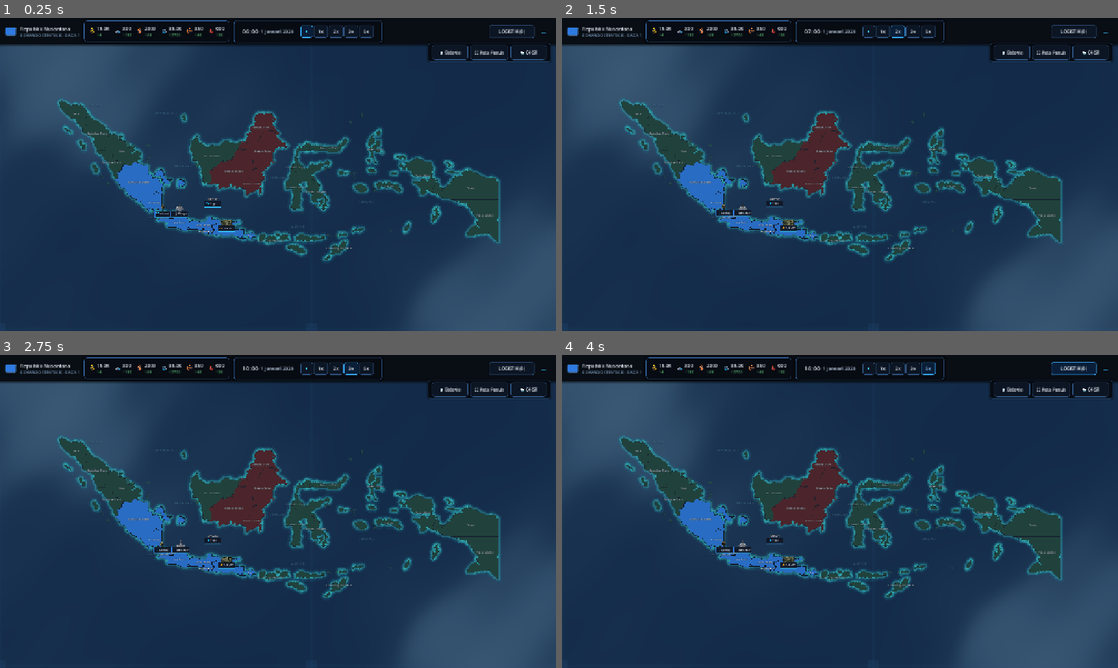
Above: before the commit, frames 1-4 (two rows, left to right).
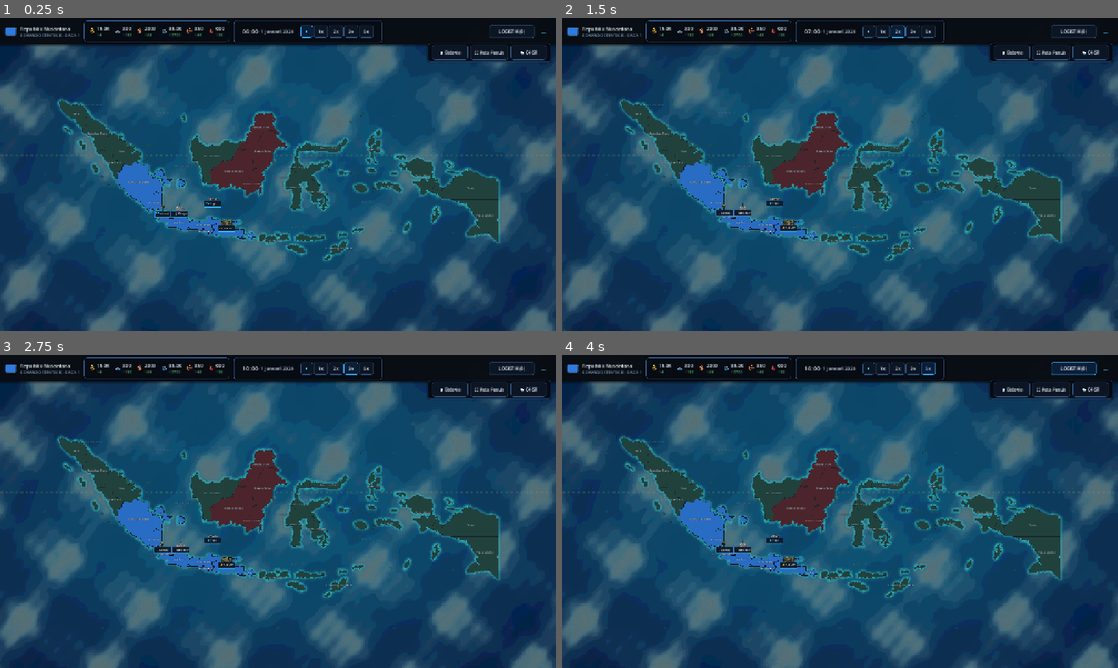
Above: after the commit, the same moments.

Repository: imismaindra/true-nation
Game: Godot game, scene res://src/main.tscn
Two runs of this game, one before a commit and one after it. Both use one fixed random seed, a clock stepped at 60 frames per second and the inputs below.
Inputs:
- Up to frame 1 (0.25 s): no input
- Up to frame 2 (1.5 s): click "1x" at 0.5 s; click "2x" at 1.25 s
- Up to frame 3 (2.75 s): click "3x" at 2 s
- Up to frame 4 (4 s): click "5x" at 2.75 s; click "LOGISTIK (0)" at 3.5 s

The runs differ from the first frame. In frame 1, 52% of the frame differs, in the area x 0-100%, y 8-100%; in frame 2, 53%; in frame 3, 53%; in frame 4, 54%.

Commit message:
feat(graphics): shader samudra pixel tropis
- snap posisi ke grid piksel dan posterize warna

Diff:
--- a/src/shaders/ocean_water.gdshader
+++ b/src/shaders/ocean_water.gdshader
@@ -1,23 +1,32 @@
 shader_type canvas_item;
 
-// True Nation - Professional 2D Tactical Ocean Shader
-// 1. Harmoni multi-gelombang samudra 2D realistis (Gelombang Arus, Alun Laut, & Riak Mikro)
-// 2. Kilau pantulan cahaya di puncak gelombang (Crest Shimmer & Wave Foam)
-// 3. Gradasi batimetri kedalaman samudra (Palung Samudra Hindia/Pasifik vs Paparan Dangkal)
-// 4. Garis navigasi peta laut taktis (Nautical Chart Lat/Long Grid & Garis Khatulistiwa)
+// True Nation - 2D Pixel Tactical Ocean
+// Warna laut mengikuti palet samudra tropis: biru tua di palung, biru laut dalam,
+// lalu toska jernih di paparan dangkal (dibentuk oleh Coastal Shelf tiap pulau).
+// Seluruh gelombang dan warna di-snap ke grid piksel agar tetap terasa 2D pixel.
 
-uniform vec4 deep_trench_color : source_color = vec4(0.020, 0.048, 0.105, 1.0);
-uniform vec4 shelf_color : source_color = vec4(0.045, 0.105, 0.195, 1.0);
-uniform vec4 shallow_azure : source_color = vec4(0.075, 0.170, 0.285, 1.0);
-uniform vec4 crest_foam_color : source_color = vec4(0.28, 0.58, 0.82, 0.22);
-uniform vec4 wave_shimmer_color : source_color = vec4(0.55, 0.82, 1.0, 0.18);
-uniform vec4 grid_line_color : source_color = vec4(0.22, 0.50, 0.78, 0.09);
-uniform vec4 equator_line_color : source_color = vec4(0.85, 0.72, 0.30, 0.16);
+uniform vec4 deep_trench_color : source_color = vec4(0.008, 0.055, 0.145, 1.0);
+uniform vec4 shelf_color : source_color = vec4(0.020, 0.145, 0.290, 1.0);
+uniform vec4 shallow_azure : source_color = vec4(0.035, 0.290, 0.430, 1.0);
+uniform vec4 crest_foam_color : source_color = vec4(0.36, 0.76, 0.82, 0.16);
+uniform vec4 wave_shimmer_color : source_color = vec4(0.52, 0.86, 0.94, 0.18);
+uniform vec4 grid_line_color : source_color = vec4(0.32, 0.64, 0.82, 0.075);
+uniform vec4 equator_line_color : source_color = vec4(0.88, 0.74, 0.32, 0.13);
 
-uniform float wave_speed : hint_range(0.01, 0.5) = 0.08;
+uniform float wave_speed : hint_range(0.01, 0.5) = 0.07;
 uniform float grid_step : hint_range(100.0, 800.0) = 280.0;
+uniform float pixel_size : hint_range(1.0, 12.0) = 6.0;
+uniform float color_steps : hint_range(4.0, 64.0) = 22.0;
+uniform float equator_y = -92.0;
+uniform vec2 depth_center = vec2(0.0, 0.0);
 
-// Harmoni gelombang laut bertingkat (Multi-harmonic directional ocean swell)
+varying vec2 world_pos;
+
+void vertex() {
+	world_pos = (MODEL_MATRIX * vec4(VERTEX, 0.0, 1.0)).xy;
+}
+
+// Harmoni gelombang laut bertingkat (multi-harmonic directional swell)
 float ocean_swell(vec2 p, float t) {
 	float w1 = sin(p.x * 0.012 + p.y * 0.007 + t * 0.85);
 	float w2 = cos(-p.x * 0.009 + p.y * 0.015 - t * 0.65);
@@ -30,47 +39,45 @@
 }
 
 void fragment() {
-	vec2 pos = VERTEX;
+	// Posisi dunia, lalu snap ke grid piksel.
+	vec2 world = world_pos;
+	vec2 pos = floor(world / pixel_size) * pixel_size + pixel_size * 0.5;
 	float t = TIME * wave_speed;
 
-	// 1. Gradasi Kedalaman Batimetri Nusantara
-	float theater_dist = length(pos * vec2(0.85, 1.35)) / 2900.0;
-	float depth = smoothstep(0.12, 0.92, clamp(theater_dist, 0.0, 1.0));
+	// 1. Batimetri: palung dalam -> paparan benua.
+	float theater_dist = length((pos - depth_center) * vec2(0.85, 1.35)) / 2900.0;
+	float seabed = sin(pos.x * 0.0017 + 1.3) * cos(pos.y * 0.0021 - 0.7) * 0.5 + 0.5;
+	float depth = smoothstep(0.10, 0.95, clamp(theater_dist + seabed * 0.08, 0.0, 1.0));
 
-	vec4 base_water = mix(shallow_azure, shelf_color, smoothstep(0.0, 0.45, depth));
-	base_water = mix(base_water, deep_trench_color, smoothstep(0.40, 1.0, depth));
+	vec4 base_water = mix(shallow_azure, shelf_color, smoothstep(0.0, 0.42, depth));
+	base_water = mix(base_water, deep_trench_color, smoothstep(0.38, 0.96, depth));
 
-	// 2. Aliran Gelombang & Riak Air Laut Alami
+	// 2. Aliran gelombang dan kilau permukaan.
 	float wave_val = ocean_swell(pos, t);
+	float crest = smoothstep(0.30, 0.78, wave_val);
+	float shimmer = pow(clamp(wave_val * 0.5 + 0.5, 0.0, 1.0), 3.6);
 
-	// Puncak gelombang (crest)
-	float crest = smoothstep(0.28, 0.75, wave_val);
-	// Kilau halus spekular matahari di air
-	float shimmer = pow(clamp(wave_val * 0.5 + 0.5, 0.0, 1.0), 3.2);
+	vec4 water = mix(base_water, crest_foam_color, crest * 0.55);
+	water = mix(water, wave_shimmer_color, shimmer * 0.70);
 
-	vec4 water = mix(base_water, crest_foam_color, crest * crest_foam_color.a);
-	water = mix(water, wave_shimmer_color, shimmer * wave_shimmer_color.a);
-
-	// 3. Grid Garis Navigasi Peta Laut Taktis (Nautical Chart Lat/Long Grid)
+	// 3. Grid navigasi peta laut taktis.
 	vec2 grid_pos = abs(fract(pos / grid_step + 0.5) - 0.5) * grid_step;
 	float grid_line = 1.0 - smoothstep(0.0, 1.2, min(grid_pos.x, grid_pos.y));
-
-	// Titik koordinat navigasi di persimpangan grid (+)
 	float cross_mask = step(grid_pos.x, 5.0) * step(grid_pos.y, 5.0);
-
 	vec4 final_map = mix(water, vec4(grid_line_color.rgb, 1.0),
 						 (grid_line * 0.70 + cross_mask * 0.95) * grid_line_color.a);
 
-	// 4. Garis Khatulistiwa / Equator (Y = -20)
-	float equator_dist = abs(pos.y - (-20.0));
-	if (equator_dist < 1.4) {
+	// 4. Garis khatulistiwa.
+	if (abs(pos.y - equator_y) < pixel_size) {
 		float dash = step(0.40, fract(pos.x / 24.0));
 		final_map = mix(final_map, vec4(equator_line_color.rgb, 1.0), dash * equator_line_color.a);
 	}
 
-	// 5. Vignette tepi teater
-	float vignette = smoothstep(5400.0, 2200.0, length(pos));
-	final_map.rgb *= mix(0.85, 1.0, vignette);
+	// 5. Vignette tepi teater.
+	float vignette = smoothstep(5400.0, 2200.0, length(world));
+	final_map.rgb *= mix(0.86, 1.0, vignette);
 
+	// 6. Posterize warna untuk nuansa piksel.
+	final_map.rgb = floor(final_map.rgb * color_steps + 0.5) / color_steps;
 	COLOR = final_map;
 }
